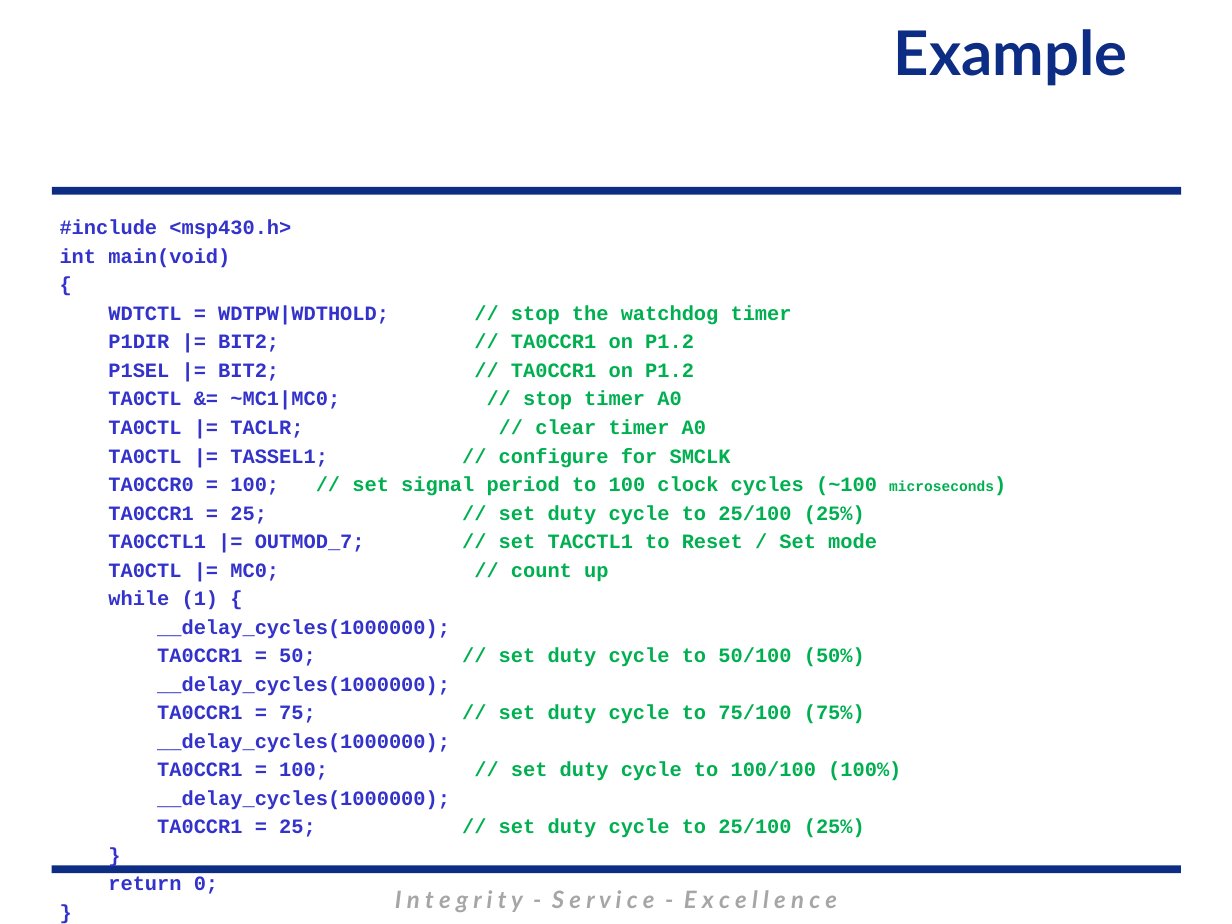
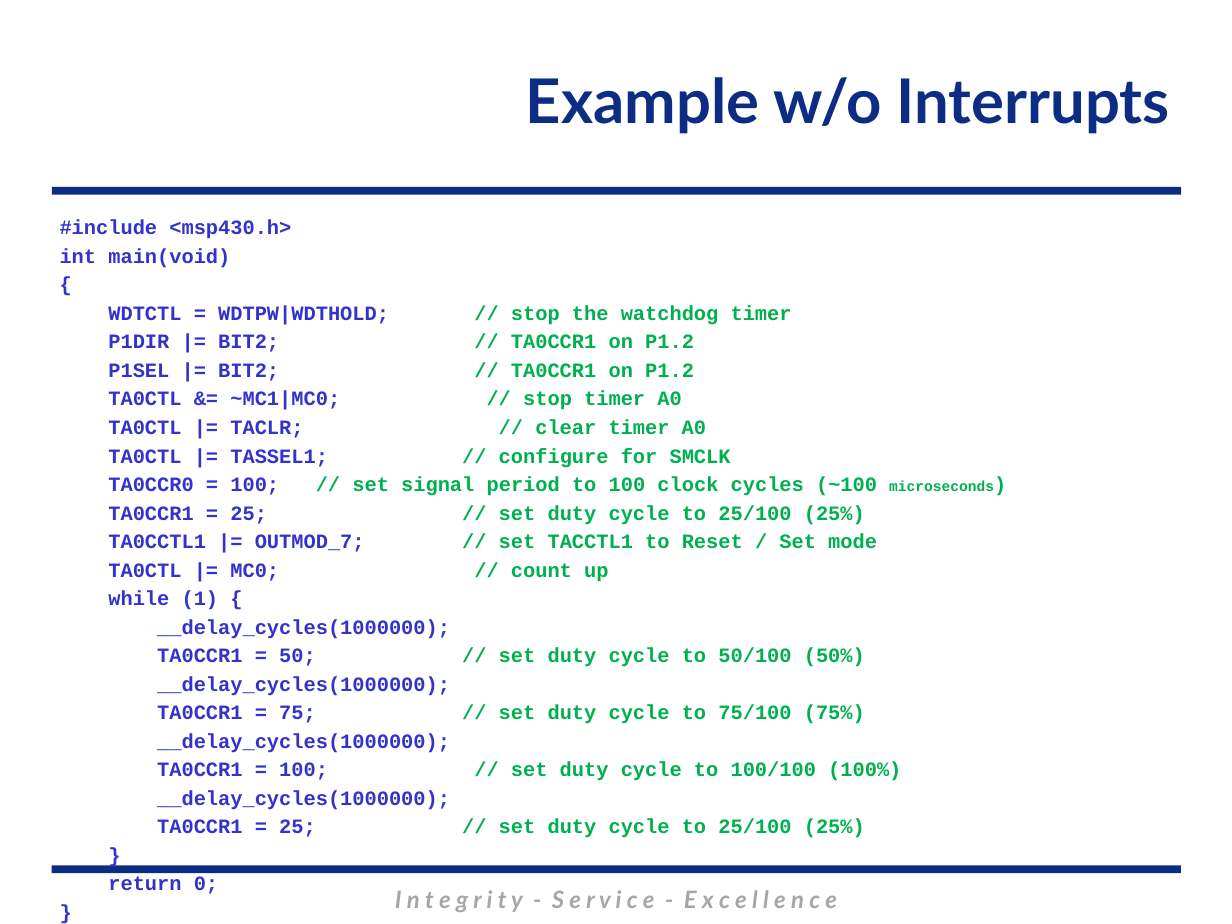
Before and after one commit to MarsUniversity/ECE382, a slide deck: slide 21 of source/lessons/lsn28/Lsn28.pptx (slide 19 before the commit). Drawn at 1232x924 pixels with LibreOffice and Linux fonts; fonts in the diff are those of the drawing; background and template pictures are left out. Boxes give left, top, right and bottom in pixels: in the first picture for what was removed or moved away, otherwise in the second. Text is boxed around its words. In the diff, an @@ line names an element or a change of style, - is before the commit and + after.

```diff
--- a/source/lessons/lsn28/Lsn28.pptx
+++ b/source/lessons/lsn28/Lsn28.pptx
@@ title at <box>526,77,1170,134</box>: text changed @@
-Example
+Example w/o Interrupts
```
Also in this commit, not shown: 9 other slides changed, 2 slides added, 8 other files.
